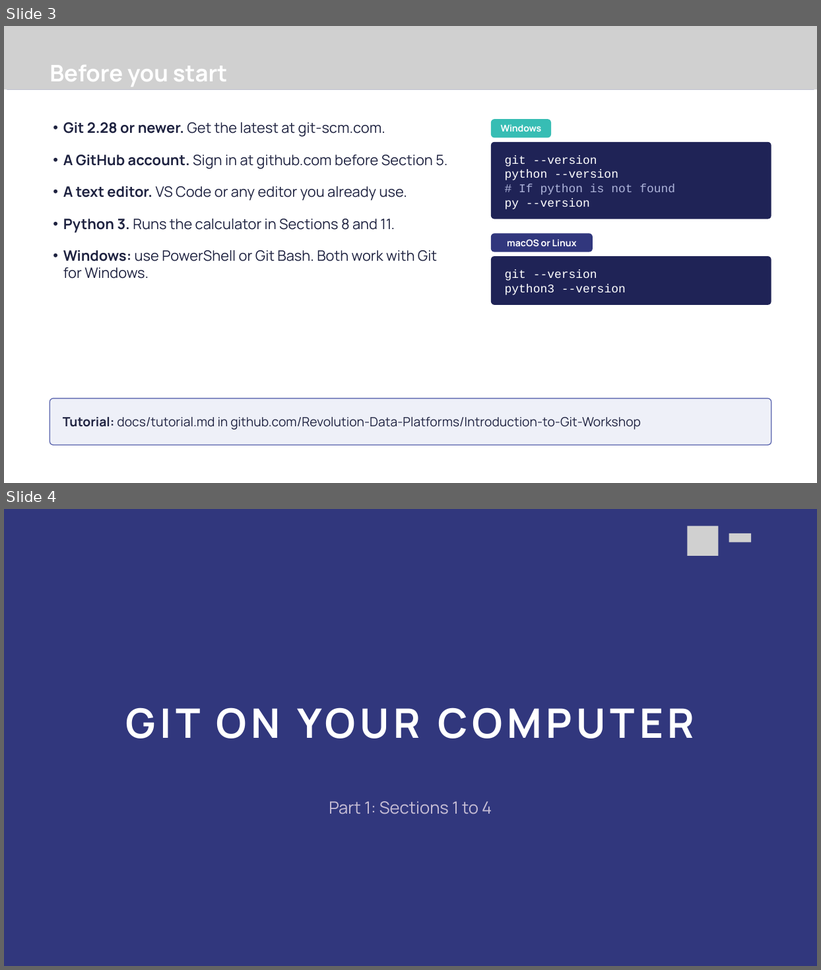
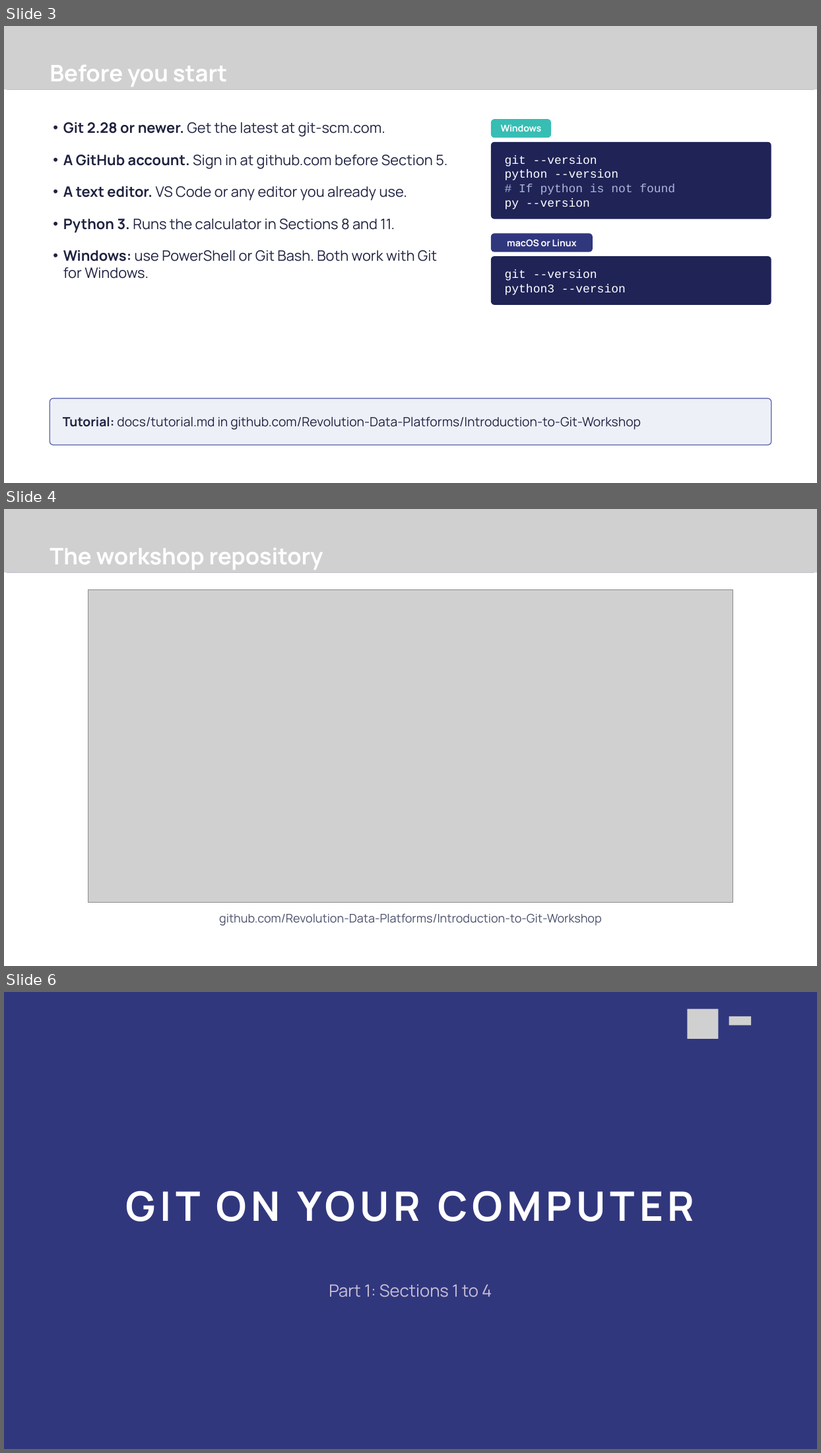
Before and after one commit to Revolution-Data-Platforms/Introduction-to-Git-Workshop, a slide deck: presentation/introduction-to-git-workshop.pptx. Shown one above the other, each under a label of ours: slides 3 and 4 before the commit, slides 3, 4 and 6 after it; the slides between them are not shown. The pictures are 821x970 and 821x1453 pixels, drawn with LibreOffice and Linux fonts; fonts in the diff are those of the drawing; grey boxes stand for pictures; background and template pictures are left out. Boxes give left, top, right and bottom in pixels: in the first picture for what was removed or moved away, otherwise in the second. Text is boxed around its words. In the diff, an @@ line names an element or a change of style, - is before the commit and + after.

```diff
--- a/presentation/introduction-to-git-workshop.pptx
+++ b/presentation/introduction-to-git-workshop.pptx
@@ slide 4 added at box(4, 509, 817, 966), background #FFFFFF @@
@@ freeform shape added at box(4, 509, 817, 573), fill #31377D @@
@@ picture added at box(4, 509, 817, 573) @@
@@ picture added at box(687, 526, 718, 556) @@
@@ text added at box(50, 548, 323, 570), 40.5 pt, text #FFFFFF, bold @@
+The workshop repository
@@ picture added at box(729, 533, 751, 543) @@
@@ picture added at box(88, 590, 733, 903) @@
@@ text added at box(219, 914, 601, 926), 21 pt, text #4A4F6A @@
+github.com/Revolution-Data-Platforms/Introduction-to-Git-Workshop
@@ what was slide 4 is now slide 6 @@
```
Also in this commit, not shown: 1 other slide added, 7 other files.
